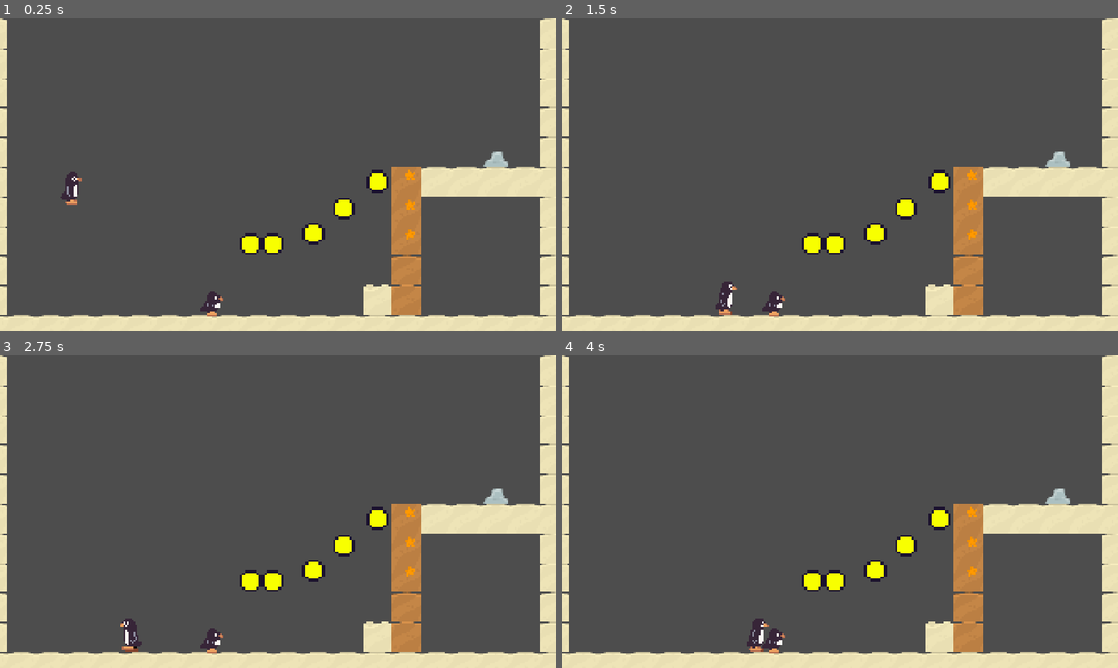
Above: before the commit, frames 1-4 (two rows, left to right).
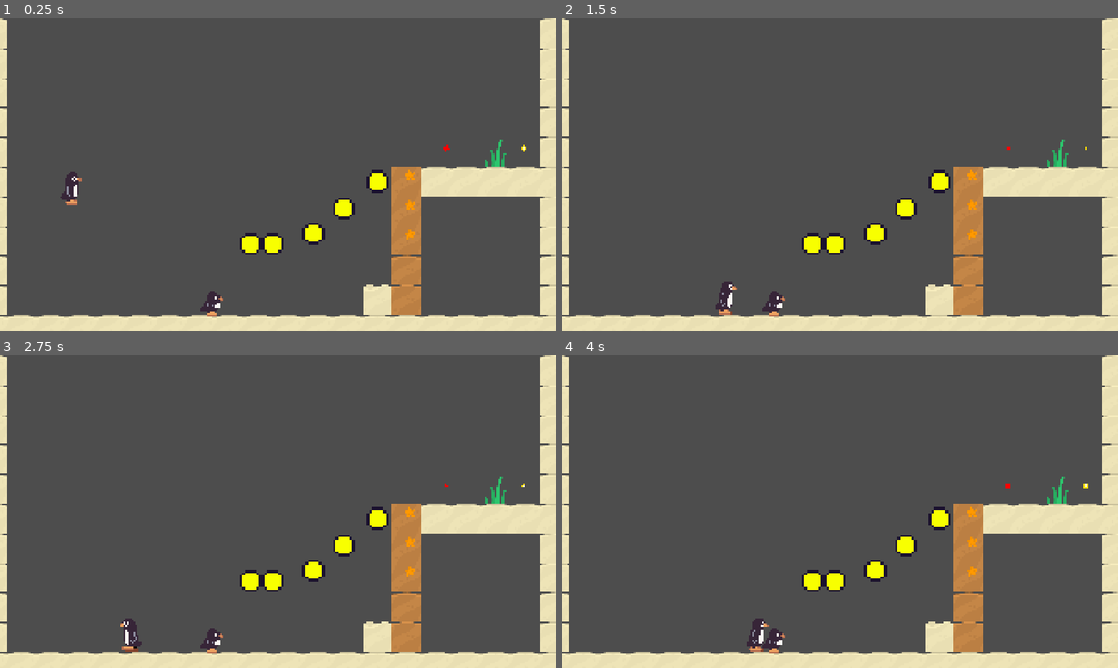
Above: after the commit, the same moments.

Repository: Shreyashz/couch-coop
Game: Godot game, scene res://Level/LEVEL_2.tscn
Two runs of this game, one before a commit and one after it. Both use one fixed random seed, a clock stepped at 60 frames per second and the inputs below. This scene is started directly instead of the project's main scene.
Inputs:
- Up to frame 1 (0.25 s): no input
- Up to frame 2 (1.5 s): hold ` (AdminTrigger) 0.53-1.28 s; hold D (p1_move_right) from 0.53 s (still down); tap Q (p1_jump) at 0.77 s; tap E (p1_interact) at 1.35 s
- Up to frame 3 (2.75 s): tap Q (p1_jump) at 1.52 s; release D (p1_move_right) at 2.03 s; hold A (p1_move_left) from 2.03 s (still down); hold ` (AdminTrigger) from 2.03 s (still down)
- Up to frame 4 (4 s): release A (p1_move_left) at 2.78 s; release ` (AdminTrigger) at 2.78 s; hold D (p1_move_right) from 2.78 s (still down); tap E (p1_interact) at 2.85 s; tap Q (p1_jump) at 3.02, 3.77 s; hold ` (AdminTrigger) from 3.53 s (still down)

The runs differ from the first frame. In frame 1, 0.2% of the frame differs, in the area x 79-95%, y 38-48%; in frame 2, 0.2%; in frame 3, 0.2%; in frame 4, 0.2%.

Commit message:
Added Level2 Next Level Loading with multiplayer

Diff:
--- a/Level/LEVEL_1.tscn
+++ b/Level/LEVEL_1.tscn
@@ -1,9 +1,10 @@
-[gd_scene load_steps=12 format=4 uid="uid://cubn3tv08mftm"]
+[gd_scene load_steps=9 format=4 uid="uid://cubn3tv08mftm"]
 
 [ext_resource type="Texture2D" uid="uid://cv86e3df0j0ih" path="res://Asset/spritesheet/spritesheet-double.png" id="1_vp2tc"]
 [ext_resource type="PackedScene" uid="uid://05n0tpcx2s88" path="res://Level/NextLevel/next_level1.tscn" id="2_4jmyp"]
 [ext_resource type="PackedScene" uid="uid://dku4duhlsp7o0" path="res://Prefab/Player1.tscn" id="2_ebo35"]
 [ext_resource type="PackedScene" uid="uid://dw5wft6rfnxan" path="res://Prefab/Player2.tscn" id="3_4jmyp"]
+[ext_resource type="PackedScene" uid="uid://5mh2os6lt4x3" path="res://Prefab/ball_collision.tscn" id="4_x1sp2"]
 [ext_resource type="PackedScene" uid="uid://ddfc476drfnts" path="res://Level/NextLevel/next_level2.tscn" id="5_dxnhx"]
 
 [sub_resource type="TileSetAtlasSource" id="TileSetAtlasSource_xtbgl"]
@@ -156,21 +157,6 @@
 terrain_set_0/mode = 0
 sources/1 = SubResource("TileSetAtlasSource_xtbgl")
 
-[sub_resource type="PhysicsMaterial" id="PhysicsMaterial_ebo35"]
-friction = 2.0
-rough = true
-absorbent = true
-
-[sub_resource type="GDScript" id="GDScript_ebo35"]
-script/source = "extends RigidBody2D
-"
-
-[sub_resource type="CircleShape2D" id="CircleShape2D_ebo35"]
-radius = 55.0091
-
-[sub_resource type="CircleShape2D" id="CircleShape2D_dxnhx"]
-radius = 58.0345
-
 [node name="Level1" type="Node2D"]
 metadata/zoomlevel = Vector2(0.5, 0.5)
 metadata/LEVEL = 1
@@ -188,33 +174,10 @@
 position = Vector2(-640, 75)
 scale = Vector2(1.5, 1.5)
 
-[node name="Ball_collision" type="RigidBody2D" parent="."]
-mass = 0.45
-physics_material_override = SubResource("PhysicsMaterial_ebo35")
-script = SubResource("GDScript_ebo35")
-
-[node name="CollisionShape2D" type="CollisionShape2D" parent="Ball_collision"]
-shape = SubResource("CircleShape2D_ebo35")
-disabled = true
-
-[node name="stopping" type="Area2D" parent="Ball_collision"]
-
-[node name="CollisionShape2D" type="CollisionShape2D" parent="Ball_collision/stopping"]
-shape = SubResource("CircleShape2D_dxnhx")
-
-[node name="floor_raycast" type="RayCast2D" parent="Ball_collision"]
-target_position = Vector2(0, 64)
-
-[node name="floor_raycast2" type="RayCast2D" parent="Ball_collision"]
-target_position = Vector2(-57, 43)
-
-[node name="floor_raycast3" type="RayCast2D" parent="Ball_collision"]
-target_position = Vector2(57, 43)
+[node name="Ball_collision" parent="." instance=ExtResource("4_x1sp2")]
 
 [node name="NextLevel1" parent="." instance=ExtResource("2_4jmyp")]
 position = Vector2(-808, -327)
 
 [node name="NextLevel2" parent="." instance=ExtResource("5_dxnhx")]
 position = Vector2(-578, -327)
-
-[connection signal="area_entered" from="Ball_collision/stopping" to="p1_player_body" method="_on_stopping_area_entered"]
--- a/Level/LEVEL_2.tscn
+++ b/Level/LEVEL_2.tscn
@@ -1,10 +1,13 @@
-[gd_scene load_steps=12 format=4 uid="uid://dkuob2gcm3qes"]
+[gd_scene load_steps=11 format=4 uid="uid://dkuob2gcm3qes"]
 
 [ext_resource type="Texture2D" uid="uid://cv86e3df0j0ih" path="res://Asset/spritesheet/spritesheet-double.png" id="2_sph0h"]
 [ext_resource type="Script" path="res://Level/camera_handler.gd" id="3_nsu8l"]
 [ext_resource type="PackedScene" uid="uid://dku4duhlsp7o0" path="res://Prefab/Player1.tscn" id="4_ueql7"]
 [ext_resource type="PackedScene" uid="uid://dw5wft6rfnxan" path="res://Prefab/Player2.tscn" id="5_n4eh4"]
-[ext_resource type="PackedScene" path="res://fallingPlatform.tscn" id="6_n4eh4"]
+[ext_resource type="PackedScene" uid="uid://5mh2os6lt4x3" path="res://Prefab/ball_collision.tscn" id="6_1ve8i"]
+[ext_resource type="PackedScene" uid="uid://cy24awk5vl72a" path="res://fallingPlatform.tscn" id="6_n4eh4"]
+[ext_resource type="PackedScene" uid="uid://05n0tpcx2s88" path="res://Level/NextLevel/next_level1.tscn" id="7_qpq2p"]
+[ext_resource type="PackedScene" uid="uid://ddfc476drfnts" path="res://Level/NextLevel/next_level2.tscn" id="8_ahvxs"]
 
 [sub_resource type="TileSetAtlasSource" id="TileSetAtlasSource_nsu8l"]
 texture = ExtResource("2_sph0h")
@@ -4877,27 +4880,12 @@
 physics_layer_0/collision_mask = 5
 sources/0 = SubResource("TileSetAtlasSource_nsu8l")
 
-[sub_resource type="PhysicsMaterial" id="PhysicsMaterial_n4eh4"]
-friction = 2.0
-rough = true
-absorbent = true
-
-[sub_resource type="GDScript" id="GDScript_1ve8i"]
-script/source = "extends RigidBody2D
-"
-
-[sub_resource type="CircleShape2D" id="CircleShape2D_qpq2p"]
-radius = 55.0091
-
-[sub_resource type="CircleShape2D" id="CircleShape2D_ahvxs"]
-radius = 58.0345
-
 [node name="Level2" type="Node2D"]
 metadata/LEVEL = 2
 
 [node name="TileMapLayer" type="TileMapLayer" parent="."]
 position = Vector2(-3, 0)
-tile_map_data = PackedByteArray("AAD4/wUAAAAAAAAAAAD5/wUAAAA …(1051 unchanged characters)… AAAAAAAAAAAAAJAAAAAAAAAAAAAAAIAP//AAAFAAQAAAAEAAQAAAABAAEAAAA=")
+tile_map_data = PackedByteArray("AAD4/wUAAAAAAAAAAAD5/wUAAAA …(1051 unchanged characters)… AAAAAAAAAAAAAJAAAAAAAAAAAAAAAIAP//AAAFAAMAAAAEAAQAAAABAAEAAAA=")
 tile_set = SubResource("TileSet_rmkee")
 
 [node name="Camera2D" type="Camera2D" parent="."]
@@ -4912,40 +4900,25 @@
 [node name="p1_player_body" parent="." instance=ExtResource("4_ueql7")]
 position = Vector2(-751, 60)
 
-[node name="StaticBody2D3" parent="." instance=ExtResource("6_n4eh4")]
+[node name="FallingPlatform" parent="." instance=ExtResource("6_n4eh4")]
 position = Vector2(296, 290)
 
-[node name="StaticBody2D4" parent="." instance=ExtResource("6_n4eh4")]
+[node name="FallingPlatform2" parent="." instance=ExtResource("6_n4eh4")]
 position = Vector2(429, 183)
 
-[node name="StaticBody2D2" parent="." instance=ExtResource("6_n4eh4")]
+[node name="FallingPlatform3" parent="." instance=ExtResource("6_n4eh4")]
 position = Vector2(123, 335)
 
-[node name="StaticBody2D" parent="." instance=ExtResource("6_n4eh4")]
+[node name="FallingPlatform4" parent="." instance=ExtResource("6_n4eh4")]
 position = Vector2(27, 335)
 
-[node name="StaticBody2D5" parent="." instance=ExtResource("6_n4eh4")]
+[node name="FallingPlatform5" parent="." instance=ExtResource("6_n4eh4")]
 position = Vector2(574, 66)
 
-[node name="Ball_collision" type="RigidBody2D" parent="."]
-mass = 0.45
-physics_material_override = SubResource("PhysicsMaterial_n4eh4")
-script = SubResource("GDScript_1ve8i")
+[node name="Ball_collision" parent="." instance=ExtResource("6_1ve8i")]
 
-[node name="CollisionShape2D" type="CollisionShape2D" parent="Ball_collision"]
-shape = SubResource("CircleShape2D_qpq2p")
-disabled = true
+[node name="NextLevel1" parent="." instance=ExtResource("7_qpq2p")]
+position = Vector2(1205, -78)
 
-[node name="stopping" type="Area2D" parent="Ball_collision"]
-
-[node name="CollisionShape2D" type="CollisionShape2D" parent="Ball_collision/stopping"]
-shape = SubResource("CircleShape2D_ahvxs")
-
-[node name="floor_raycast" type="RayCast2D" parent="Ball_collision"]
-target_position = Vector2(0, 64)
-
-[node name="floor_raycast2" type="RayCast2D" parent="Ball_collision"]
-target_position = Vector2(-57, 43)
-
-[node name="floor_raycast3" type="RayCast2D" parent="Ball_collision"]
-target_position = Vector2(57, 43)
+[node name="NextLevel2" parent="." instance=ExtResource("8_ahvxs")]
+position = Vector2(871, -78)
--- /dev/null
+++ b/Prefab/ball_collision.tscn
@@ -0,0 +1,39 @@
+[gd_scene load_steps=5 format=3 uid="uid://5mh2os6lt4x3"]
+
+[sub_resource type="PhysicsMaterial" id="PhysicsMaterial_ebo35"]
+friction = 2.0
+rough = true
+absorbent = true
+
+[sub_resource type="GDScript" id="GDScript_ebo35"]
+script/source = "extends RigidBody2D
+"
+
+[sub_resource type="CircleShape2D" id="CircleShape2D_ebo35"]
+radius = 55.0091
+
+[sub_resource type="CircleShape2D" id="CircleShape2D_dxnhx"]
+radius = 58.0345
+
+[node name="Ball_collision" type="RigidBody2D"]
+mass = 0.45
+physics_material_override = SubResource("PhysicsMaterial_ebo35")
+script = SubResource("GDScript_ebo35")
+
+[node name="CollisionShape2D" type="CollisionShape2D" parent="."]
+shape = SubResource("CircleShape2D_ebo35")
+disabled = true
+
+[node name="stopping" type="Area2D" parent="."]
+
+[node name="CollisionShape2D" type="CollisionShape2D" parent="stopping"]
+shape = SubResource("CircleShape2D_dxnhx")
+
+[node name="floor_raycast" type="RayCast2D" parent="."]
+target_position = Vector2(0, 64)
+
+[node name="floor_raycast2" type="RayCast2D" parent="."]
+target_position = Vector2(-57, 43)
+
+[node name="floor_raycast3" type="RayCast2D" parent="."]
+target_position = Vector2(57, 43)
Not shown: 1 places in fallingPlatform.tscn that only renumber resources
